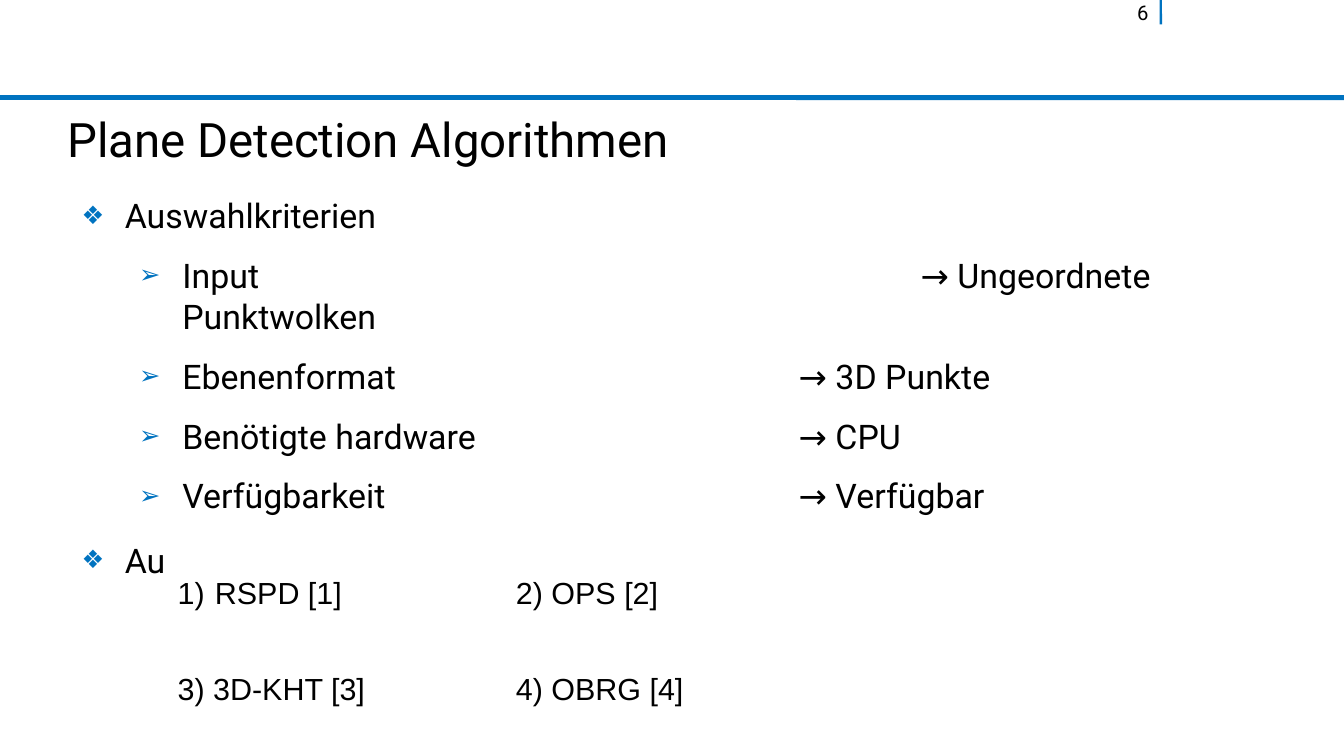
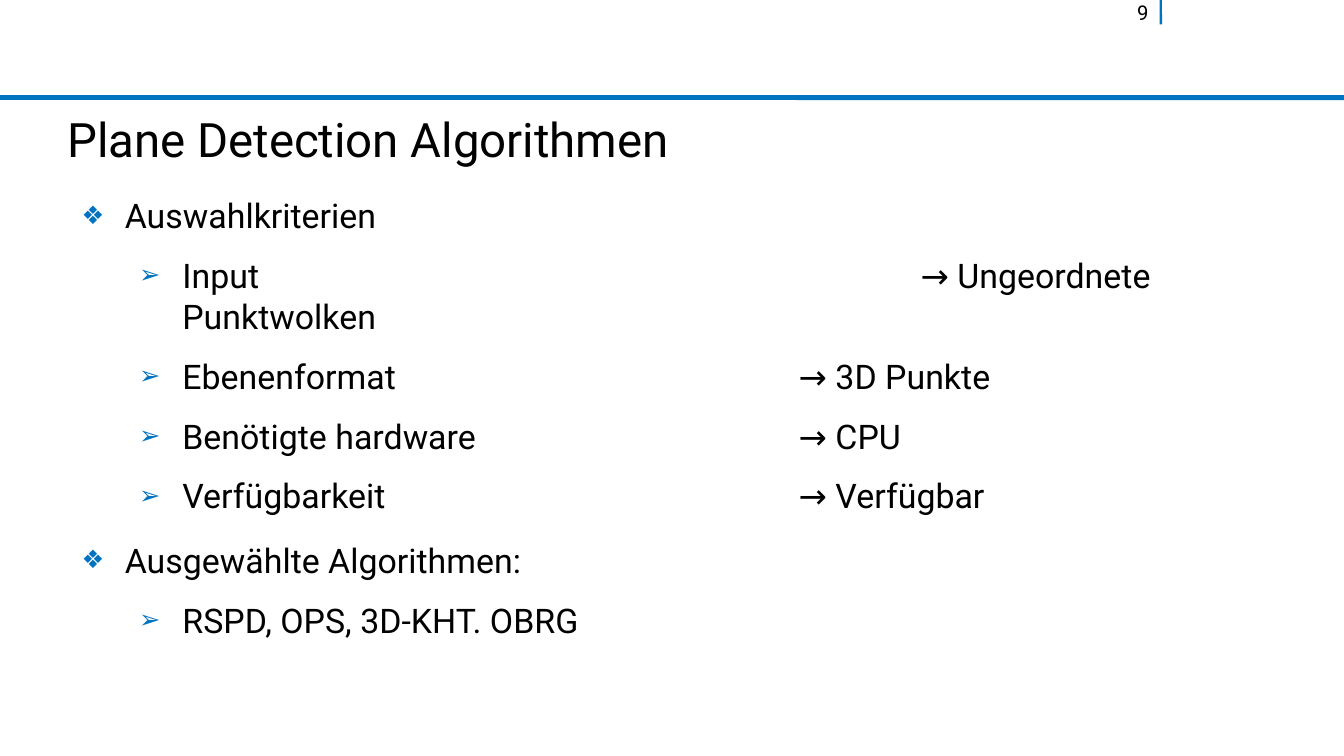
Before and after one commit to rocketman123456/Comparison-of-Real-Time-Plane-Detection-Algorithms, a slide deck: slide 9 of fin-prasentationsvorlage-libreoffice.odp (slide 6 before the commit). Drawn at 1344x756 pixels with LibreOffice and Linux fonts; fonts in the diff are those of the drawing; background and template pictures are left out. Boxes give left, top, right and bottom in pixels: in the first picture for what was removed or moved away, otherwise in the second. Text is boxed around its words. In the diff, an @@ line names an element or a change of style, - is before the commit and + after.

```diff
--- a/fin-prasentationsvorlage-libreoffice.odp
+++ b/fin-prasentationsvorlage-libreoffice.odp
@@ page number at (x1=1137, y1=5, x2=1148, y2=20): text changed @@
-6
+9
@@ table removed at (x1=166, y1=546, x2=844, y2=738), 2 rows, 2 columns @@
-RSPD [1] | 2) OPS [2]
-3) 3D-KHT [3] | 4) OBRG [4]
@@ text at (x1=182, y1=608, x2=578, y2=638): paragraph added @@
+  ➢ RSPD, OPS, 3D-KHT. OBRG
```
Also in this commit, not shown: 11 other slides changed, 5 slides added, 1 slide removed.
